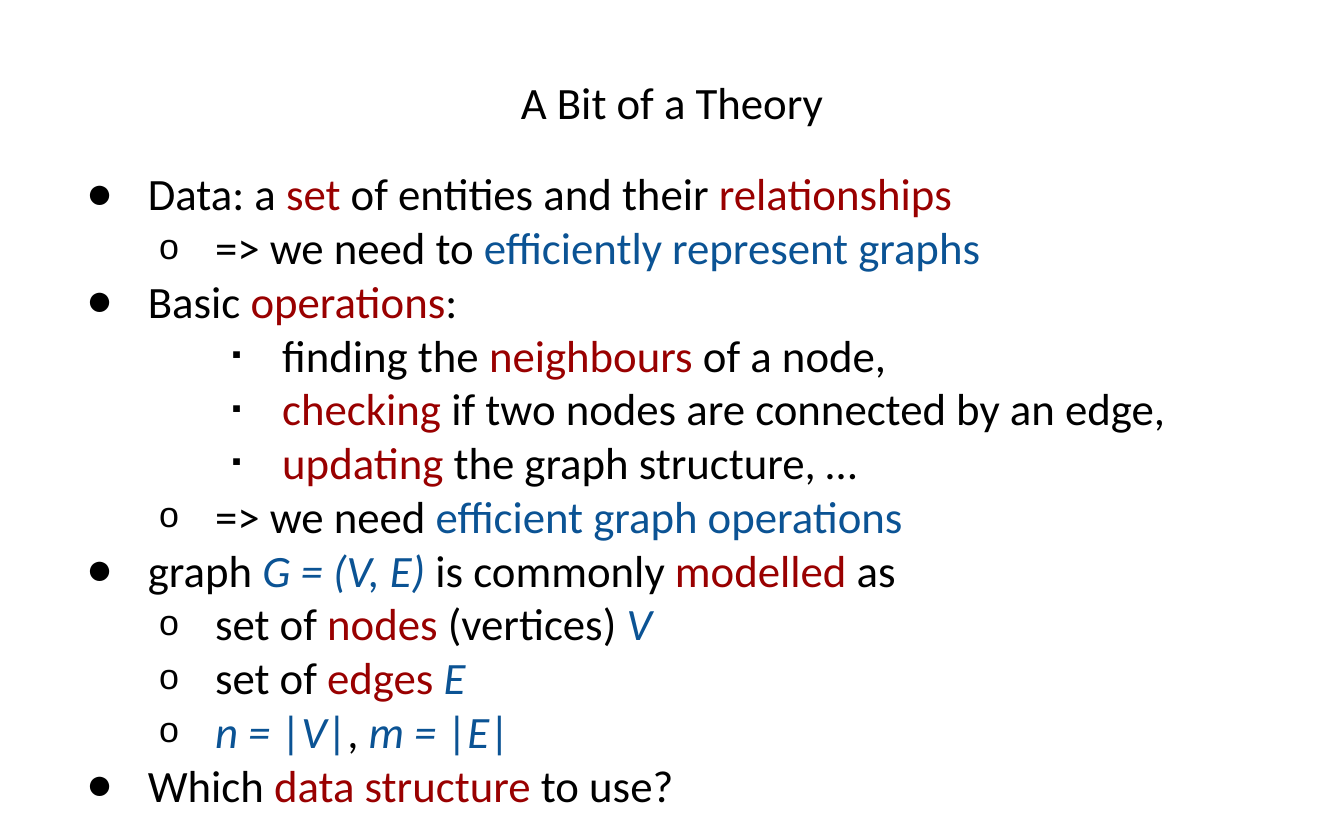
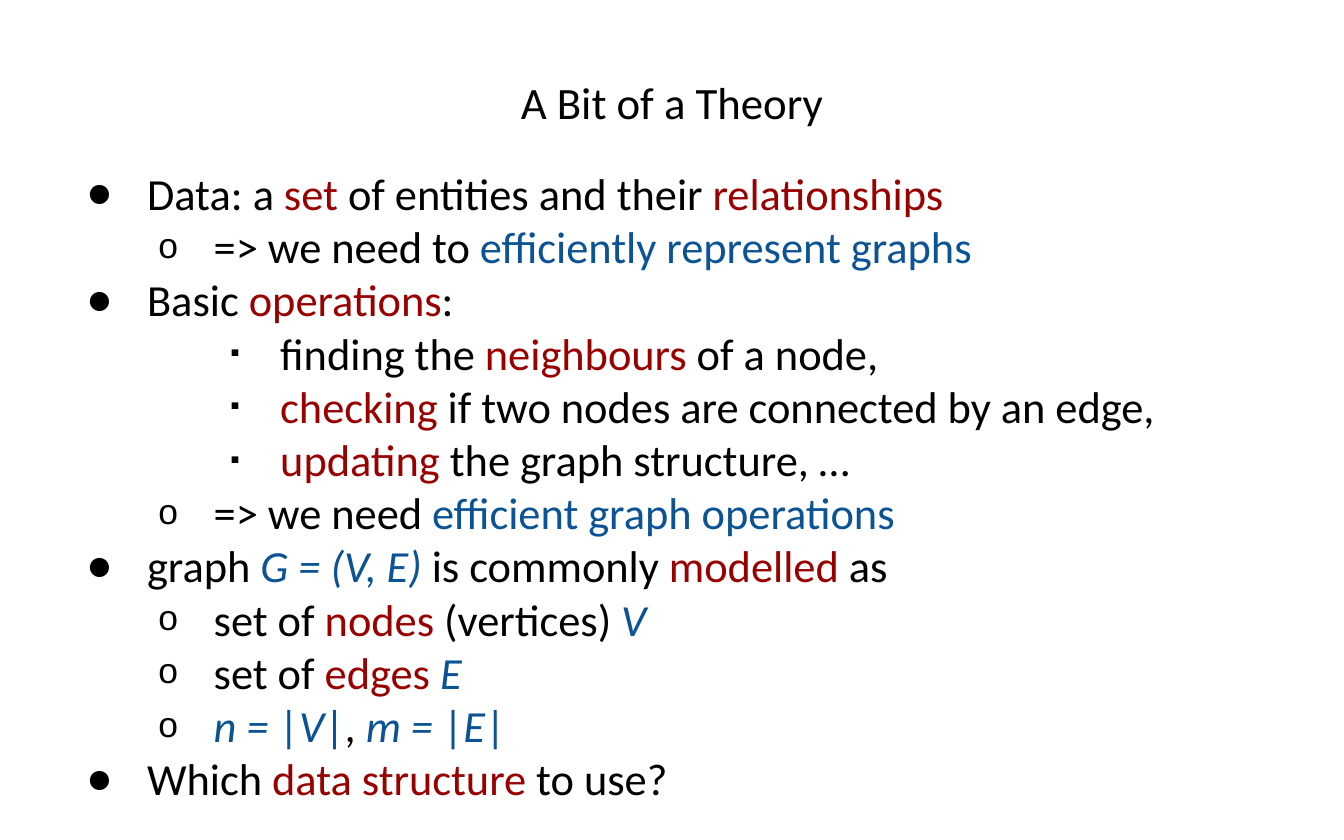
Before and after one commit to hogeschool/INFDEV026B, a slide deck: slide 12 of 2016-2017/Lecture 5.pptx. Drawn at 1344x840 pixels with LibreOffice and Linux fonts; fonts in the diff are those of the drawing. Boxes give left, top, right and bottom in pixels: in the first picture for what was removed or moved away, otherwise in the second. Text is boxed around its words. In the diff, an @@ line names an element or a change of style, - is before the commit and + after.

```diff
--- a/2016-2017/Lecture 5.pptx
+++ b/2016-2017/Lecture 5.pptx
@@ text "Data: a set of entities ..." at box(147, 179, 1154, 796): size 24 to 23.8 pt; indent changed @@
```
Also in this commit, not shown: 12 other slides changed.
